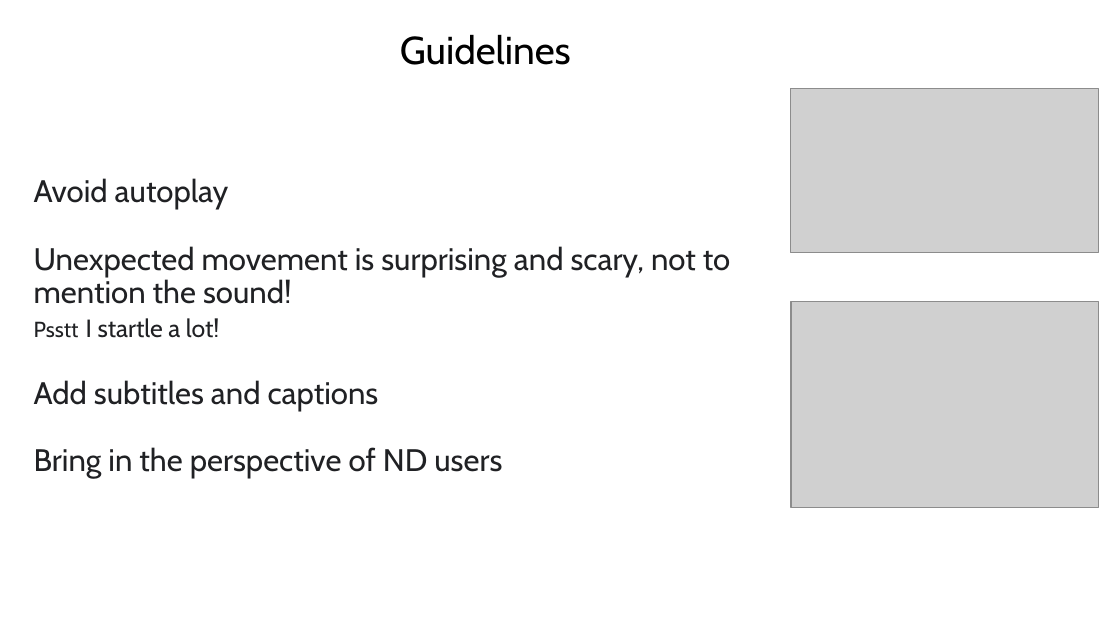
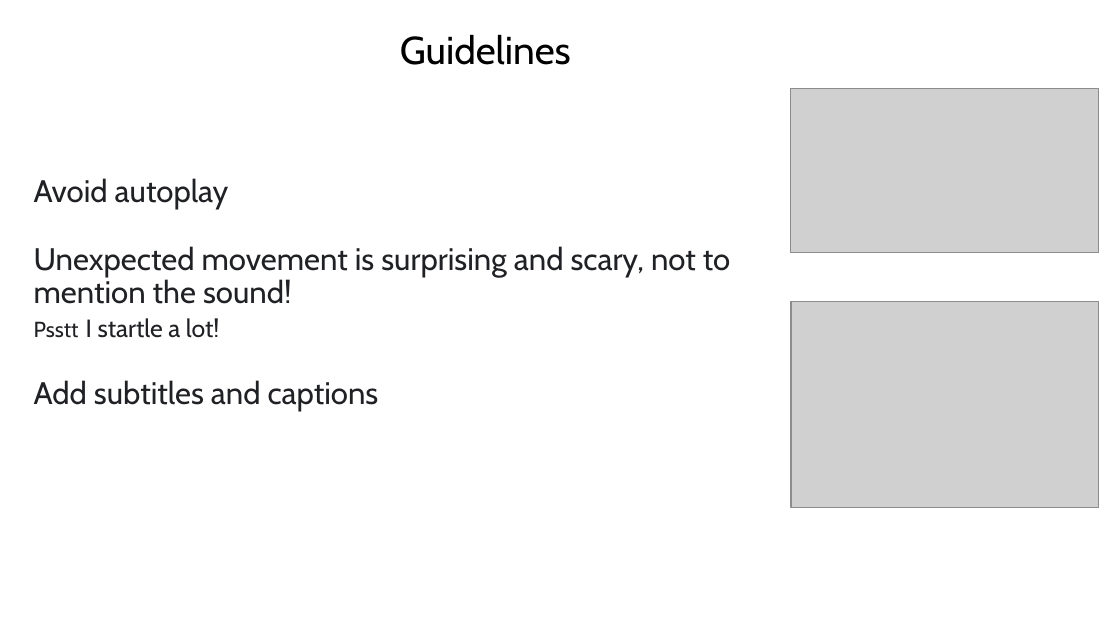
Before and after one commit to vaishnavitv/Assets-and-Publications, a slide deck: slide 33 of Speaking-Engagements/2024/Accessiblity/ND-Product-Design.pptx (slide 32 before the commit). Drawn at 1120x630 pixels with LibreOffice and Linux fonts; fonts in the diff are those of the drawing; grey boxes stand for pictures. Boxes give left, top, right and bottom in pixels: in the first picture for what was removed or moved away, otherwise in the second. Text is boxed around its words. In the diff, an @@ line names an element or a change of style, - is before the commit and + after.

```diff
--- a/Speaking-Engagements/2024/Accessiblity/ND-Product-Design.pptx
+++ b/Speaking-Engagements/2024/Accessiblity/ND-Product-Design.pptx
@@ title at (34,178,731,411): text changed @@
-Avoid autoplay
-Unexpected movement is surprising and scary, not to mention the sound!
-Psstt I startle a lot!
-Add subtitles and captions
-Bring in the perspective of ND users
+Avoid autoplay
+Unexpected movement is surprising and scary, not to mention the sound!
+Psstt I startle a lot!
+Add subtitles and captions
```
Also in this commit, not shown: 11 other slides changed, 2 slides added, 1 other file.
